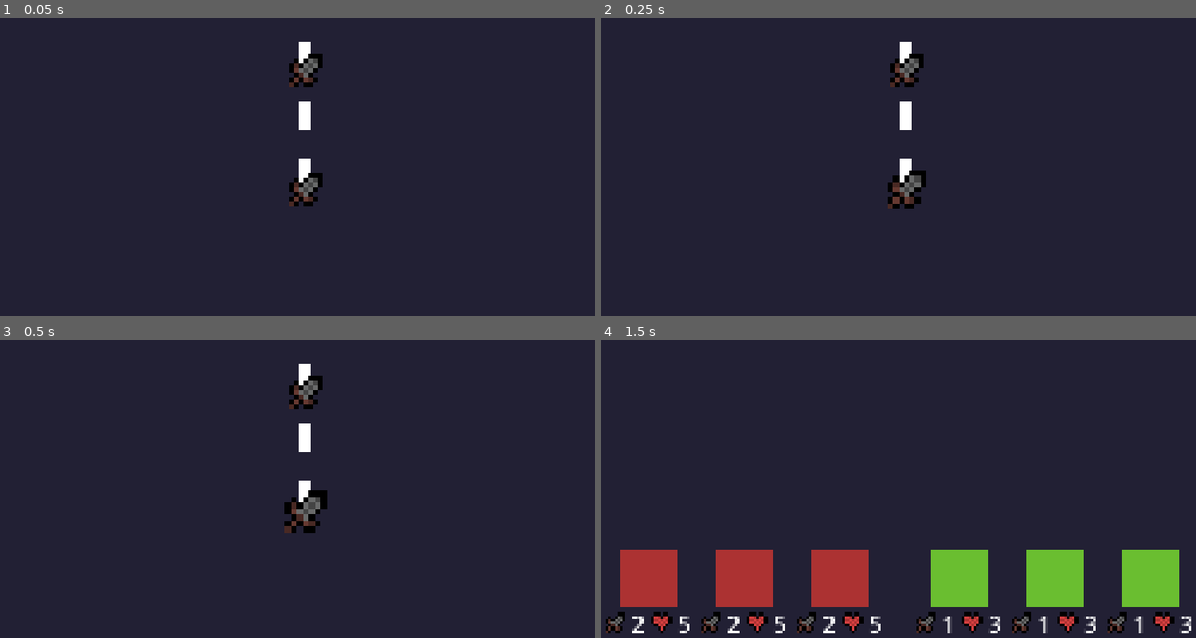
Above: before the commit, frames 1-4 (two rows, left to right).
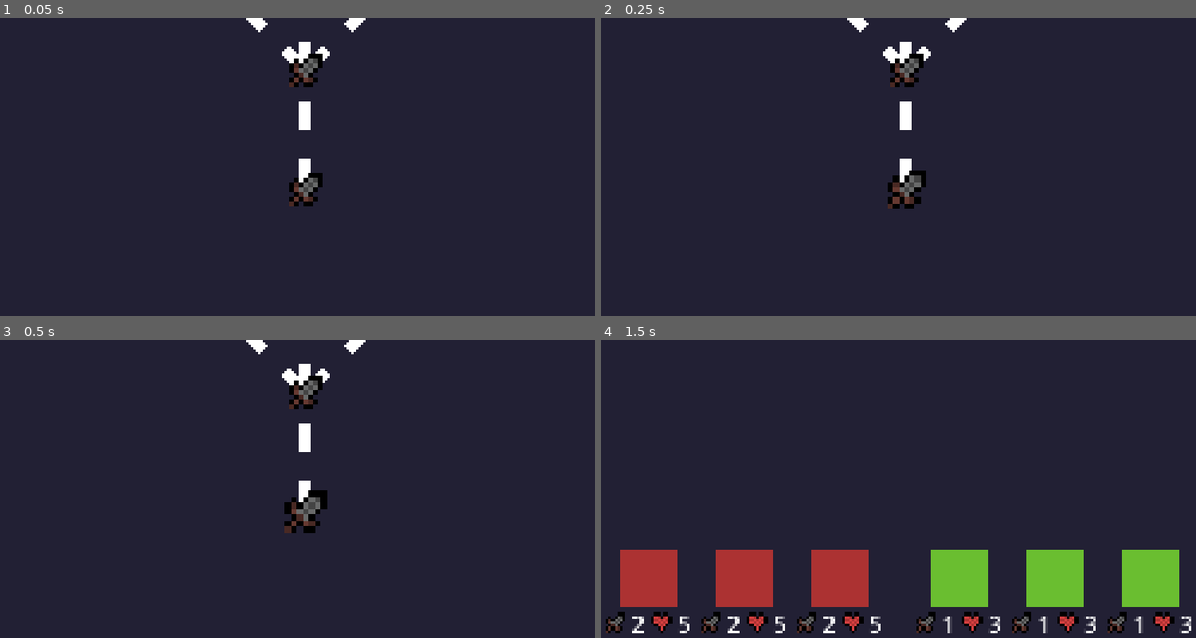
Above: after the commit, the same moments.

Repository: CTHendricks/DungeonRunAutoBattler
Game: Godot game, scene res://scenes/root.tscn
The game is run twice, just before and just after one commit, with the same random seed, the same clock (stepped at 60 frames per second) and the same inputs.
Inputs (mouse positions are in pixels of both pictures, inside the frame that each line leads up to):
- Up to frame 1 (0.05 s): no input
- Up to frame 2 (0.25 s): no input
- Up to frame 3 (0.5 s): no input
- Up to frame 4 (1.5 s): press the mouse at (904, 512) at 0.53 s; move the mouse to (785, 527) at 1.27 s; release the mouse at (785, 527) at 1.28 s; tap Mouse wheel down (scroll_down) at 1.35 s; click (785, 527) at 1.42 s

The runs differ from the first frame. In frame 1, 0.3% of the frame differs, in the area x 41-62%, y 0-16%; in frame 2, 0.3%; in frame 3, 0.3%; in frame 4, nothing differs.

Commit message:
SYSTEM-BattleVisualization: Swapped to a new system for map generation and added some new symbols for different room types. Now can focus on getting base shop scene created and maybe creating different types of bosses and mini bosses.

Diff:
--- a/scenes/battlefield.tscn
+++ b/scenes/battlefield.tscn
@@ -2,7 +2,6 @@
 
 [ext_resource type="Script" uid="uid://df82glehu5euo" path="res://scripts/battlefield.gd" id="1_5rve1"]
 [ext_resource type="Texture2D" uid="uid://dbkjb8xj5mcps" path="res://assets/background.png" id="2_j68fe"]
-[ext_resource type="PackedScene" uid="uid://rfx06hk62feo" path="res://scenes/unit.tscn" id="3_21s54"]
 
 [node name="battlefield" type="Node2D" unique_id=1252863901]
 script = ExtResource("1_5rve1")
@@ -17,43 +16,3 @@
 grow_horizontal = 2
 grow_vertical = 2
 texture = ExtResource("2_j68fe")
-
-[node name="unit" parent="." unique_id=1470926163 groups=["enemies"] instance=ExtResource("3_21s54")]
-visible = false
-position = Vector2(67, 41)
-
-[node name="unit2" parent="." unique_id=10230318 groups=["enemies"] instance=ExtResource("3_21s54")]
-visible = false
-position = Vector2(96, 41)
-
-[node name="unit3" parent="." unique_id=600780416 groups=["enemies"] instance=ExtResource("3_21s54")]
-visible = false
-position = Vector2(125, 41)
-
-[node name="unit4" parent="." unique_id=768007500 groups=["enemies"] instance=ExtResource("3_21s54")]
-visible = false
-position = Vector2(154, 41)
-
-[node name="unit5" parent="." unique_id=760703522 groups=["enemies"] instance=ExtResource("3_21s54")]
-visible = false
-position = Vector2(183, 41)
-
-[node name="unit6" parent="." unique_id=1379870133 groups=["units"] instance=ExtResource("3_21s54")]
-visible = false
-position = Vector2(67, 88)
-
-[node name="unit7" parent="." unique_id=1914331485 groups=["units"] instance=ExtResource("3_21s54")]
-visible = false
-position = Vector2(96, 88)
-
-[node name="unit8" parent="." unique_id=299818250 groups=["units"] instance=ExtResource("3_21s54")]
-visible = false
-position = Vector2(125, 88)
-
-[node name="unit9" parent="." unique_id=134445590 groups=["units"] instance=ExtResource("3_21s54")]
-visible = false
-position = Vector2(154, 88)
-
-[node name="unit10" parent="." unique_id=1246317748 groups=["units"] instance=ExtResource("3_21s54")]
-visible = false
-position = Vector2(183, 88)
--- a/scenes/map/map.gd
+++ b/scenes/map/map.gd
@@ -94,5 +94,3 @@
 	floors_climbed += 1
 
 	EventBus.map_room_selected.emit(room)
-	#unlock_next_rooms()
-	#Events.map_exited.emit(room)
--- a/scenes/map/map_generator.gd
+++ b/scenes/map/map_generator.gd
@@ -3,7 +3,7 @@
 
 const X_DIST = 50
 const Y_DIST = 50
-const FLOORS = 11
+const FLOORS = 10
 const MAP_WIDTH = 3
 
 var base_map = [1, 1, 1, 3, 1, 1, 1, 3, 1, 1, 1]
@@ -24,6 +24,7 @@
 
 func generate_map() -> Array[Array]:
 	map_data = _generate_initial_grid()
+	print(map_data)
 
 	set_up_next_rooms()
 
@@ -33,6 +34,39 @@
 	var result: Array[Array]
 
 	var count: int = 0
+	for i in new_map:
+		#print(i)
+		var adjacent_rooms: Array[Room] = []
+
+		var column_count: int = 0
+		for j in i:
+			#print(j)
+			var current_room = Room.new()
+			current_room.type = j
+
+			if i.size() > 1:
+				current_room.position = Vector2(column_count * X_DIST, count * -Y_DIST)
+			else:
+				current_room.position = Vector2(50, count * -Y_DIST)
+
+			current_room.row = count
+			#current_room.column = count
+			current_room.next_rooms = [] as Array[Room]
+
+			print(current_room.position)
+
+			if count == 9:
+				current_room.position.y = (count + 1) * -Y_DIST
+
+			adjacent_rooms.append(current_room)
+
+			column_count += 1
+
+		result.append(adjacent_rooms)
+		count += 1
+
+	"""
+	count = 0
 	for i in base_map:
 		var adjacent_rooms: Array[Room] = []
 
@@ -55,15 +89,15 @@
 
 		result.append(adjacent_rooms)
 		count += 1
-
+	"""
 	return result
 
 func set_up_next_rooms():
 	var count = 0
 	for x in map_data:
-		if count < 10:
+		if count < 9:
 			for y in x:
 				for i in map_data[count+1]:
 					y.next_rooms.append(i)
-				#
+				print(y.next_rooms)
 		count += 1
--- /dev/null
+++ b/scenes/shop/shop.tscn
@@ -0,0 +1,30 @@
+[gd_scene format=3 uid="uid://5k0kyfdtflgx"]
+
+[ext_resource type="Texture2D" uid="uid://dbkjb8xj5mcps" path="res://assets/background.png" id="1_100s2"]
+
+[node name="shop" type="Node2D" unique_id=361258342]
+
+[node name="shopBackground" type="CanvasLayer" parent="." unique_id=563075249]
+
+[node name="background" type="TextureRect" parent="shopBackground" unique_id=813194154]
+anchors_preset = 15
+anchor_right = 1.0
+anchor_bottom = 1.0
+grow_horizontal = 2
+grow_vertical = 2
+texture = ExtResource("1_100s2")
+
+[node name="goBack" type="Button" parent="shopBackground" unique_id=1127714305]
+anchors_preset = 8
+anchor_left = 0.5
+anchor_top = 0.5
+anchor_right = 0.5
+anchor_bottom = 0.5
+offset_left = -35.5
+offset_top = -15.5
+offset_right = 35.5
+offset_bottom = 15.5
+grow_horizontal = 2
+grow_vertical = 2
+scale = Vector2(0.5, 0.5)
+text = "Go Back"
--- a/scripts/map_room.gd
+++ b/scripts/map_room.gd
@@ -7,8 +7,8 @@
 	Room.Type.NOT_ASSIGNED: [null, Vector2.ONE],
 	Room.Type.BATTLE: [preload("res://assets/units/attack.png"), Vector2.ONE],
 	Room.Type.MINI: [preload("res://assets/units/attack.png"), Vector2.ONE],
-	Room.Type.SHOP: [preload("res://assets/units/health.png"), Vector2.ONE],
-	Room.Type.BOSS: [preload("res://assets/units/attack.png"), Vector2.ONE]
+	Room.Type.SHOP: [preload("res://assets/units/shop.png"), Vector2.ONE],
+	Room.Type.BOSS: [preload("res://assets/units/boss.png"), Vector2.ONE]
 }
 
 @onready var sprite_2d: Sprite2D = $Visuals/Sprite2D
--- a/scripts/root.gd
+++ b/scripts/root.gd
@@ -10,12 +10,14 @@
 	#GameManager.start_new_run()
 
 func _on_map_room_selected(room: Room) -> void:
-	if room.type == Room.Type.BATTLE:
-		var config = InformationDB.get_battle_config("battle")
-		map.hide_map()
-		EventBus.battle_requested.emit(config)
-	else:
-		map.unlock_next_rooms()
+	print(room.type)
+	match room.type:
+		Room.Type.BATTLE:
+			var config = InformationDB.get_battle_config("battle")
+			map.hide_map()
+			EventBus.battle_requested.emit(config)
+		_:
+			map.unlock_next_rooms()
 
 func _on_battle_finished(result) -> void:
 	if not result.get("victory", false):
Binary file added: assets/units/boss.png
Not shown, added: assets/units/boss.png.import
Binary file added: assets/units/crown.png
Not shown, added: assets/units/crown.png.import
Binary file added: assets/units/shop.png
Not shown, added: assets/units/shop.png.import
